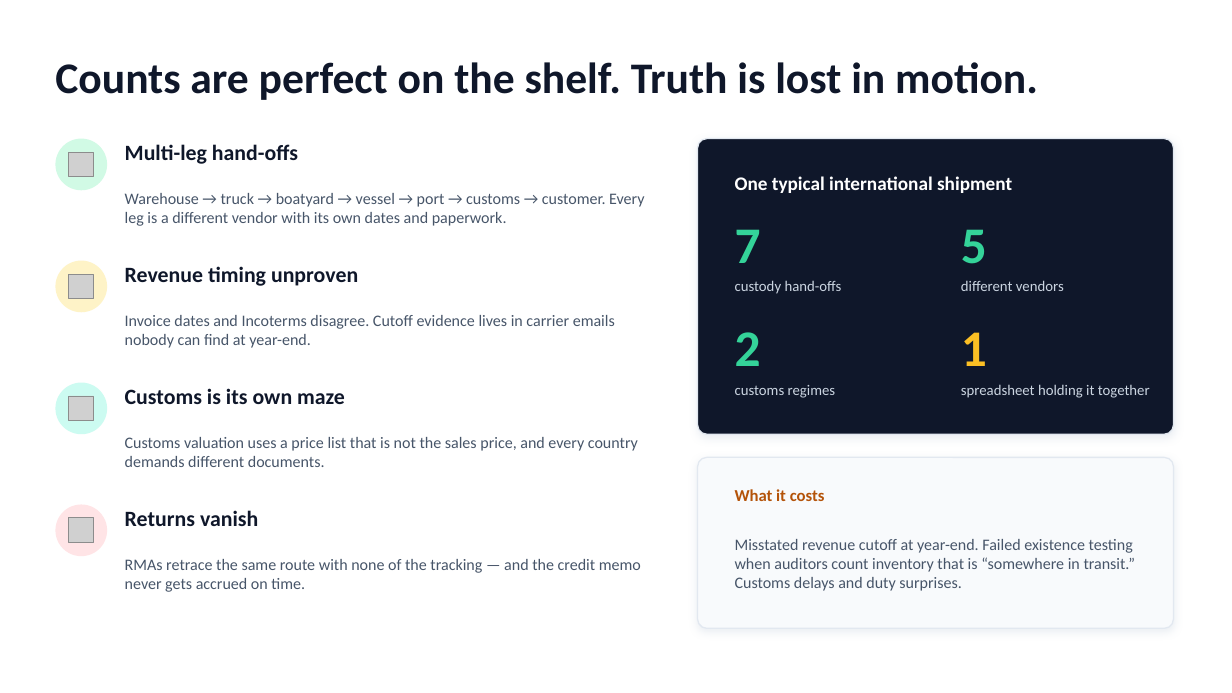
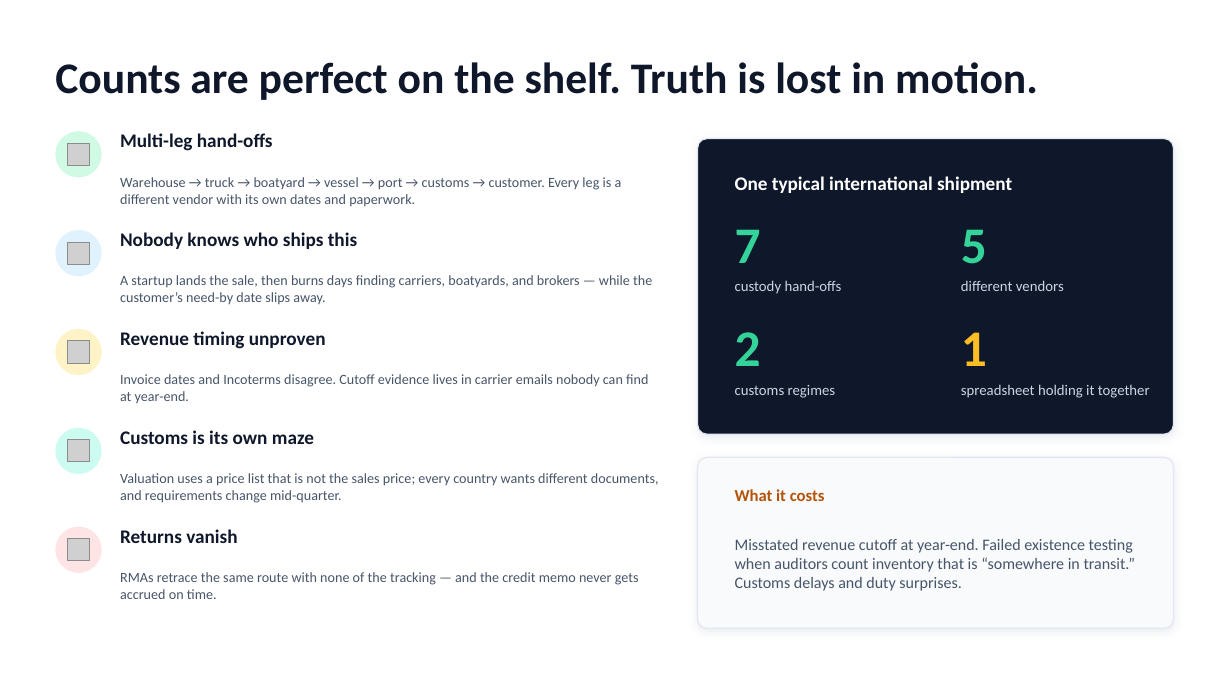
Before and after one commit to jessiesfaith/transit-guard, a slide deck: slide 2 of deck/Transit_Guard_Pitch.pptx. Drawn at 1232x693 pixels with LibreOffice and Linux fonts; fonts in the diff are those of the drawing; grey boxes stand for pictures. Boxes give left, top, right and bottom in pixels: in the first picture for what was removed or moved away, otherwise in the second. Text is boxed around its words. In the diff, an @@ line names an element or a change of style, - is before the commit and + after.

```diff
--- a/deck/Transit_Guard_Pitch.pptx
+++ b/deck/Transit_Guard_Pitch.pptx
@@ ellipse: place and size @@
-ellipse at (55, 139, 107, 190)
+ellipse at (55, 131, 102, 177)
@@ picture: place and size @@
-picture at (69, 152, 94, 177)
+picture at (67, 143, 90, 165)
@@ text "Multi-leg hand-offs": place and size @@
-text "Multi-leg hand-offs" at (125, 144, 298, 164)
+text "Multi-leg hand-offs" at (120, 133, 273, 151)
@@ text "Warehouse → truck → boatyard ...": place and size @@
-text "Warehouse → truck → boatyard ..." at (125, 193, 644, 226)
+text "Warehouse → truck → boatyard ..." at (120, 177, 622, 206)
@@ ellipse added at (55, 230, 102, 276), fill #E0F2FE @@
@@ text added at (120, 232, 357, 249), 15 pt, text #0F172A, bold @@
+Nobody knows who ships this
@@ picture added at (67, 242, 90, 264) @@
@@ text added at (120, 275, 652, 305), 11 pt, text #475569 @@
+A startup lands the sale, then burns days finding carriers, boatyards, and brokers — while the customer’s need-by date slips away.
@@ ellipse: place and size @@
-ellipse at (55, 261, 107, 312)
+ellipse at (55, 329, 102, 375)
@@ size 17 to 15 pt in 4 elements at (120, 133, 273, 151), (120, 529, 237, 543), (120, 430, 314, 444), (120, 331, 326, 349) @@
@@ text "Revenue timing unproven": place and size @@
-text "Revenue timing unproven" at (125, 266, 358, 286)
+text "Revenue timing unproven" at (120, 331, 326, 349)
@@ picture: place and size @@
-picture at (69, 274, 94, 299)
+picture at (67, 341, 90, 363)
@@ size 12.5 to 11 pt in 3 elements at (120, 572, 639, 599), (120, 177, 622, 206), (120, 374, 648, 404) @@
@@ text "Invoice dates and Incoterms disagree. ...": place and size @@
-text "Invoice dates and Incoterms disagree. ..." at (125, 315, 615, 348)
+text "Invoice dates and Incoterms disagree. ..." at (120, 374, 648, 404)
@@ ellipse: place and size @@
-ellipse at (55, 383, 107, 434)
+ellipse at (55, 428, 102, 474)
@@ picture: place and size @@
-picture at (69, 396, 94, 421)
+picture at (67, 440, 90, 462)
@@ text "Customs is its own maze": place and size @@
-text "Customs is its own maze" at (125, 388, 345, 404)
+text "Customs is its own maze" at (120, 430, 314, 444)
@@ text at (120, 473, 659, 503): text changed; size 12.5 to 11 pt @@
-Customs valuation uses a price list that is not the sales price, and every country demands different documents.
+Valuation uses a price list that is not the sales price; every country wants different documents, and requirements change mid-quarter.
@@ ellipse: place and size @@
-ellipse at (55, 505, 107, 556)
+ellipse at (55, 527, 102, 573)
@@ picture: place and size @@
-picture at (69, 518, 94, 543)
+picture at (67, 539, 90, 561)
@@ text "Returns vanish": place and size @@
-text "Returns vanish" at (125, 510, 258, 526)
+text "Returns vanish" at (120, 529, 237, 543)
@@ text "RMAs retrace the same route ...": place and size @@
-text "RMAs retrace the same route ..." at (125, 559, 641, 592)
+text "RMAs retrace the same route ..." at (120, 572, 639, 599)
```
Also in this commit, not shown: 5 other slides changed, 1 slide added, 10 other files.
